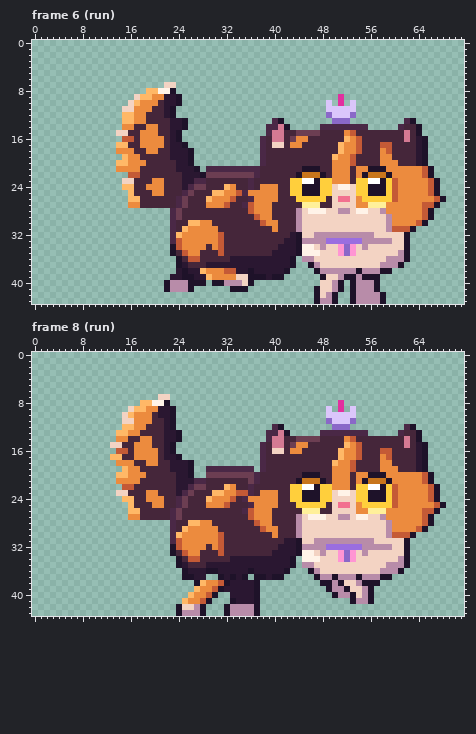
A pixel-art file gets an edit: assets/source/characters/donut/donut_h40_locomotion.ase. Above: the version before the commit.
72x44 pixels, 16 frames. Shown: frame 6 (run), frame 8 (run). The commit also changed other frames, which this record leaves out.
Now the later version:
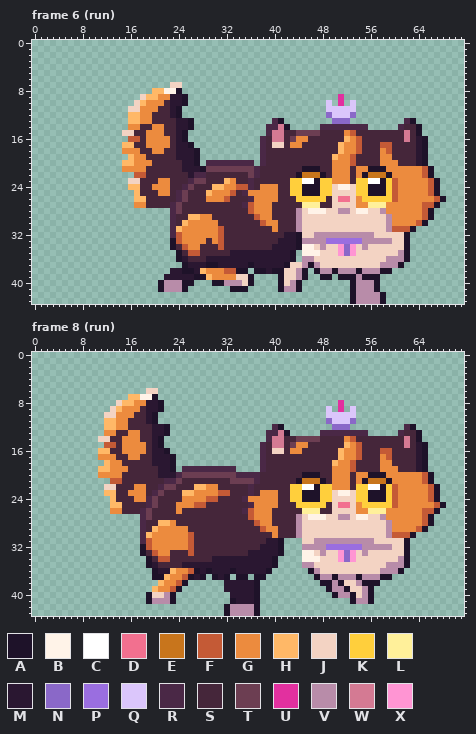
Palette (. is transparent): A #1e1229  B #fff3e8  C #ffffff  D #f2708f  E #c8751c  F #c45a36  G #ec8b3e  H #ffb867  J #f3d3c3  K #ffcf3c  L #fff09a  M #2a1731  N #8a68c8  P #9a6ee0  Q #dbc6fb  R #4a2846  S #45263a  T #6c3e52  U #e2309f  V #b88ca9  W #d47a93  X #ff95d3
Edits made:
Frame 6 (run):
y 7: x 22 J -> .; x 24 . -> J
y 8: x 19 H -> .; x 21 B -> H; x 23..24 A. -> BA
y 9: x 17..18 JH -> .J; x 20 G -> H; x 22 M -> G; x 24..25 A. -> MA
y 10: x 16..18 JHG -> .JH; x 21..22 SM -> GS; x 24..25 A. -> MA
y 11: x 15 J -> .; x 17 G -> J; x 20 S -> G; x 22..24 MA. -> SMA
y 12: x 15 H -> .; x 17 G -> H; x 19 S -> G; x 22..24 MA. -> SMA
y 13: x 15 H -> .; x 17 G -> H; x 19 S -> G; x 23 M -> S; x 25..26 A. -> MA
y 14: x 15 G -> .; x 17 S -> G; x 19 G -> S; x 21 S -> G; x 23 M -> S; x 25..26 A. -> MA
y 15: x 14 J -> .; x 16 S -> J; x 18 G -> S; x 21 S -> G; x 23..25 MA. -> SMA
y 16: x 15 F -> .; x 17..18 SG -> FS; x 22..25 SMA. -> GSMA
y 17: x 14 H -> .; x 16 S -> H; x 18 G -> S; x 22..23 SM -> GS; x 25..26 A. -> MA
y 18: x 14 G -> .; x 17 S -> G; x 19 G -> S; x 21 S -> G; x 23 M -> S; x 26..27 A. -> MA
y 19: x 15..16 HG -> .H; x 18 S -> G; x 23 M -> S; x 26..27 A. -> MA
y 20: x 14 H -> .; x 16 G -> H; x 19 S -> G; x 24 M -> S; x 26..27 A. -> MA; x 29..36 ........ -> RRRRRRRR
y 21: x 14 G -> .; x 18 S -> G; x 24 M -> S; x 27..36 A.RRRRRRRR -> MATTTTTTTT
y 22: x 16 F -> .; x 18 S -> F; x 25 M -> S; x 27..35 MATTTTTTT -> RRSSSSSSS
y 23: x 15 J -> .; x 17 S -> J; x 20 G -> S; x 22 S -> G; x 25..28 MMRR -> SRTT; x 32..33 SS -> HG
y 24: x 15 H -> .; x 17 S -> H; x 19 G -> S; x 22 S -> G; x 25..28 MRTT -> RTSS; x 30..32 SSH -> HHG; x 34..35 SS -> FF
y 25: x 16..17 HS -> .H; x 20 G -> S; x 22 S -> G; x 24..26 SRT -> RTS; x 29..31 SHH -> HGG; x 33..34 GF -> FS
y 26: x 16 H -> .; x 18 S -> H; x 29 H -> G; x 32..33 GF -> FS
y 27: x 16 G -> .; x 18 S -> G; x 23..25 SRT -> RTS; x 29..32 GGGF -> SSSS
y 29: x 24 T -> S; x 26..29 SSSS -> HHGG
y 30: x 25..27 SHH -> HGG; x 30 S -> G
y 31: x 24..25 SH -> HG; x 31 S -> F
y 32: x 24 H -> F; x 42 S -> M
y 33: x 23 R -> A; x 29 G -> S; x 41 S -> M
y 34: x 24..25 FG -> SF; x 28 G -> S; x 30 G -> S; x 40 S -> M
y 35: x 23..27 ASFGG -> .ASFF; x 31 F -> S; x 33..39 SSSSSSS -> MMMMMMM; x 43..44 MA -> A.
y 36: x 25..27 SFF -> MSS; x 29..32 SSSS -> MMMM
y 37: x 24..30 AMSSSMM -> .AMMMAA; x 36 M -> A; x 42..45 MA.. -> AJJV
y 38: x 23 . -> M; x 26 M -> A; x 34..38 MMAMM -> AA.AA; x 40..45 MMA... -> AAJJVA; x 50 V -> A
y 39: x 22 . -> M; x 25..28 AAMM -> MMAA; x 37..40 AAMA -> ....; x 42..45 .... -> JJVA; x 49..51 JJV -> A.A
y 40: x 21..22 .A -> AV; x 25 V -> A; x 27..28 AA -> ..; x 41..44 .... -> AJVA; x 48..51 JJVA -> ....
y 41: x 21..22 .A -> AV; x 25..26 VA -> A.; x 41..44 .... -> AVVA; x 47..51 AJJVA -> .....
y 42: x 47..50 AJVA -> ....
y 43: x 47..50 AVVA -> ....
Frame 8 (run), layers "legs_near", "body", "tail":
y 6: x 19..20 .. -> JJ
y 7: x 16..22 .....JJ -> HHBBA..
y 8: x 14..22 ....HHBBA -> JHHGGMMA.
y 9: x 13..23 ...JHHGGMMA -> JHGGGSMMA..
y 10: x 12..23 ...JHGGGSMMA -> JJGGGSSMA...
y 11: x 12..23 ...JJGGGSSMA -> HHGGSSSMA...
y 12: x 12..18 ...HHGG -> HHGGSSS; x 20..23 SSMA -> MMA.
y 13: x 12..15 ..HH -> GGSS; x 20..24 SSMMA -> MMA..
y 14: x 11..14 ...G -> JJSS; x 16..24 SSGGSSMMA -> GGSSMA...
y 15: x 12..16 .JJSS -> FFSGG; x 19..23 GSSMA -> SMA..
y 16: x 11..16 ...FFS -> HHSSGG; x 19..23 GGSMA -> SMMA.
y 17: x 11..14 ..HH -> GGGS; x 16 S -> G; x 18..21 GGGS -> SSMM; x 23..24 MA -> A.
y 18: x 12..13 .. -> HG; x 15..16 GG -> SS; x 19..26 GGSSMMMA -> SMMMA...
y 19: x 11..17 ....HGG -> HHGGGSS; x 21..28 SSMMMA.. -> MMA.RRRR; x 34..36 RRR -> ...
y 20: x 11..18 ...HHGGG -> GGGGSSSS; x 21..28 SSSMMA.. -> MMMRTTTT; x 34..36 TTT -> RRR
y 21: x 13..17 .GGGG -> FFSSS; x 22..28 SSMMMRR -> RRTSSSS; x 33..35 SSS -> TTT
y 22: x 12..18 ...FFSS -> JJSSSGG; x 21..30 SSSMMRTTSS -> RTTSSSHHGG; x 32..33 HG -> SS
y 23: x 12..21 ..JJSSSGGS -> HHSSGGGSRT; x 24..35 MRTSSSHHGGFF -> SHHGGGGFFSSS
y 24: x 13..21 ..HHSSGGG -> HSSSGGRTS; x 24..33 RTSSSHGGGF -> SGGGGFFSSS
y 25: x 13..16 ...H -> HHSS; x 19..21 SGG -> RTS; x 24..32 RTSSSGGGF -> GGGFFSSSS
y 26: x 13..19 ...HHSS -> GGSSSRT; x 23..24 RT -> SG
y 27: x 16..19 GGSS -> ..RT; x 23..24 RT -> SS
y 28: x 18..23 .....R -> RSSHHG; x 26..29 HHGG -> SSSS
y 29: x 18..30 .....RSHGGGGG -> RSHGGGGGSSSSS
y 30: x 18..24 .....RH -> RHGGGGG; x 26..31 GGGGGF -> FSSSSS
y 31: x 18..24 .....RF -> RFGGGGG; x 26..31 GGGGGF -> FSSSSS; x 39..44 SSSMMA -> MMA...
y 32: x 18..24 .....AF -> AFGGGGG; x 26..28 GGG -> FSS; x 30..31 GF -> SS; x 38..44 SSSMMMA -> MMMA...
y 33: x 18..23 .....A -> ASFGGS; x 25..27 FGG -> SFS; x 31 F -> S; x 36..39 SSSS -> MMMM; x 41..44 MMMA -> A...
y 34: x 19..24 .....A -> ASFFSS; x 26..27 FF -> SS; x 30..32 SSS -> MMM; x 40..43 MMMA -> A...
y 35: x 19..24 .....A -> AMSSSS; x 26..28 SSS -> MMM; x 40..43 MMMA -> A...
y 36: x 20..27 .....AMM -> AMMHGGFA; x 30 A -> M; x 33 M -> A; x 36 A -> M; x 39..42 MMMA -> A...
y 37: x 20..25 .....A -> AAHGGF; x 28 M -> A; x 30..34 .AMAM -> AMA.A; x 39..41 MAA -> ...
y 38: x 21..25 ..... -> HGGFA; x 27..32 AHGGFA -> .....M
y 39: x 20..24 ..... -> HGGFA; x 27..31 HGGFA -> .....
y 40: x 19..23 ..... -> AJJVA; x 26..30 HGGFA -> .....
y 41: x 19..23 ..... -> AVVVA; x 25..29 HGGFA -> .....
y 42: x 24..28 AJJVA -> .....
y 43: x 24..28 AVVVA -> .....
Pixel boxes of the changes (left, top, right, bottom) in both pictures:
changed: (116, 82, 344, 304)
changed: (98, 388, 302, 616)
